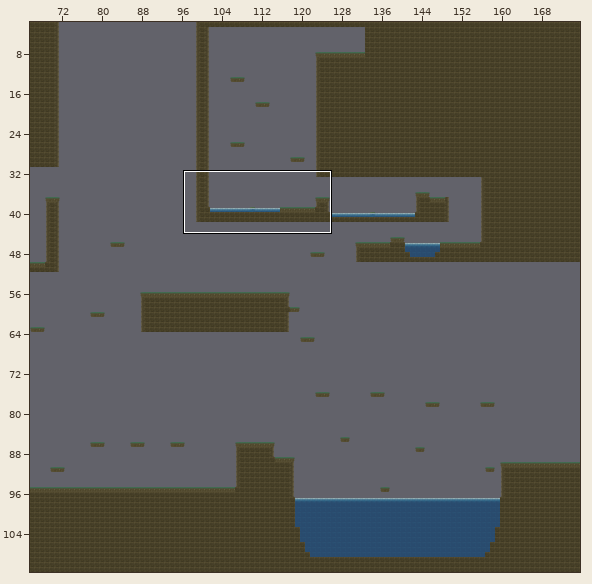
An edit to a level. Tiled map, Project1/assets/tiled/overworld.tmx. The picture above shows the old version from afar; the outline marks the close-up.
Close-up. Earlier state:
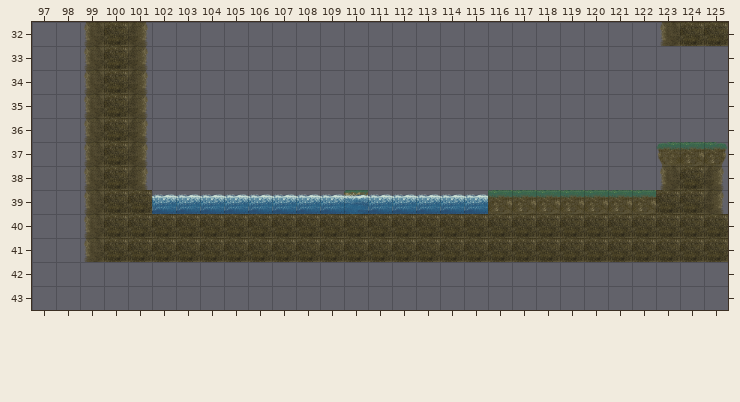
Cells are 32x32 px. Shown: x 97..125, y 32..43. The commit also changed other parts of the map, which this record leaves out.
The result:
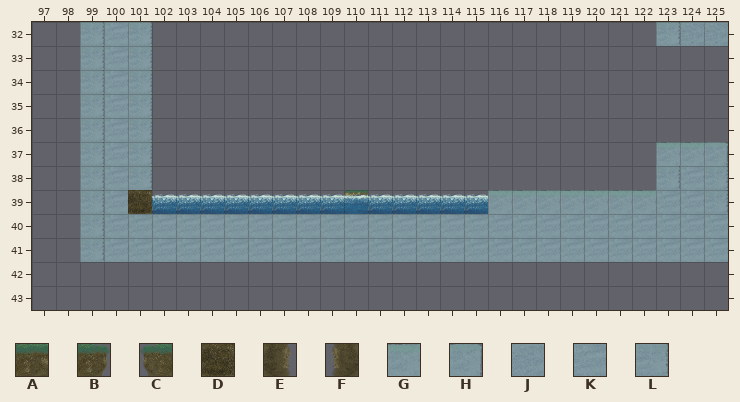
Key: from "allTerrainTiles": A 0, B 3, C 4, D 5, E 8, F 9, G 31, H 32, J 35, K 36, L 37.
_ is an empty cell.
Edits made:
Layer "Foreground":
y 32: x 99 F -> L; x 101 E -> L; x 123..125 FDD -> LJJ
y 33..36: x 99 F -> L; x 101 E -> L
y 37: x 99 F -> L; x 101 E -> L; x 123..125 CAB -> GGH
y 38: x 99 F -> L; x 101 E -> L; x 123 F -> L; x 125 E -> L
y 39: x 99 F -> L; x 116..123 AAAAAAAD -> GGGGGGGK; x 125 E -> L
y 40: x 99 F -> L; x 125 D -> K
y 41: x 99..125 FDDDDDDDDDDDDDDDDDDDDDDDDDD -> LKKKKKKKKKKKKKKKKKKKKKKKKKK
Layer "Background":
y 32..37: x 100 D -> K
y 38..39: x 100 D -> K; x 124 D -> K
y 40: x 100..124 DDDDDDDDDDDDDDDDDDDDDDDDD -> KKKKKKKKKKKKKKKKKKKKKKKKK
